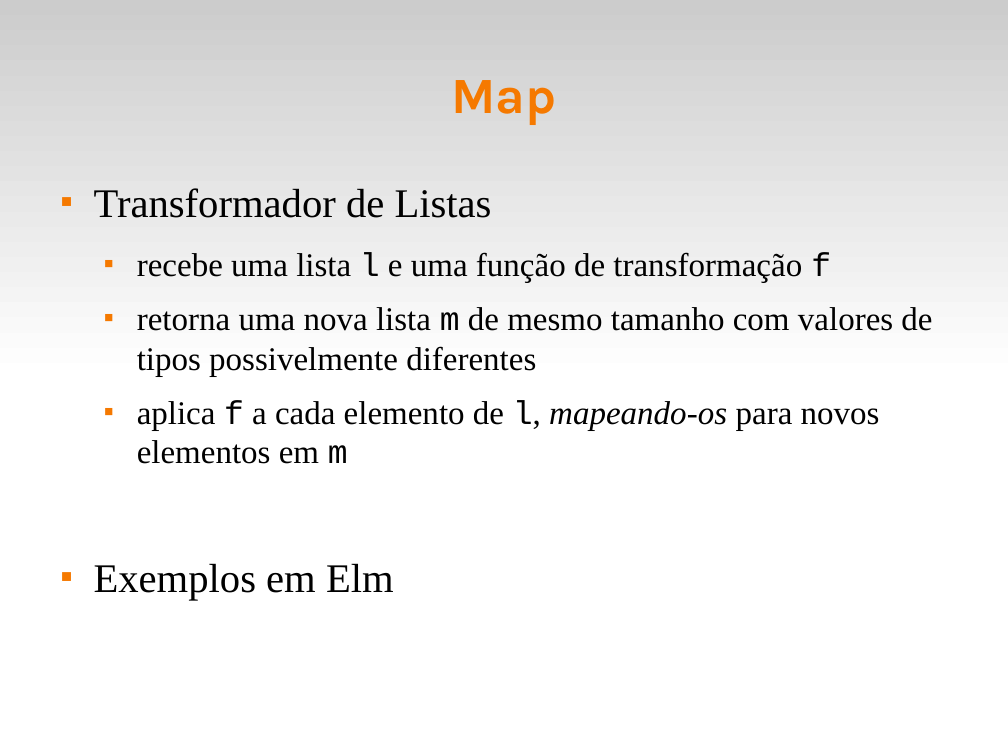
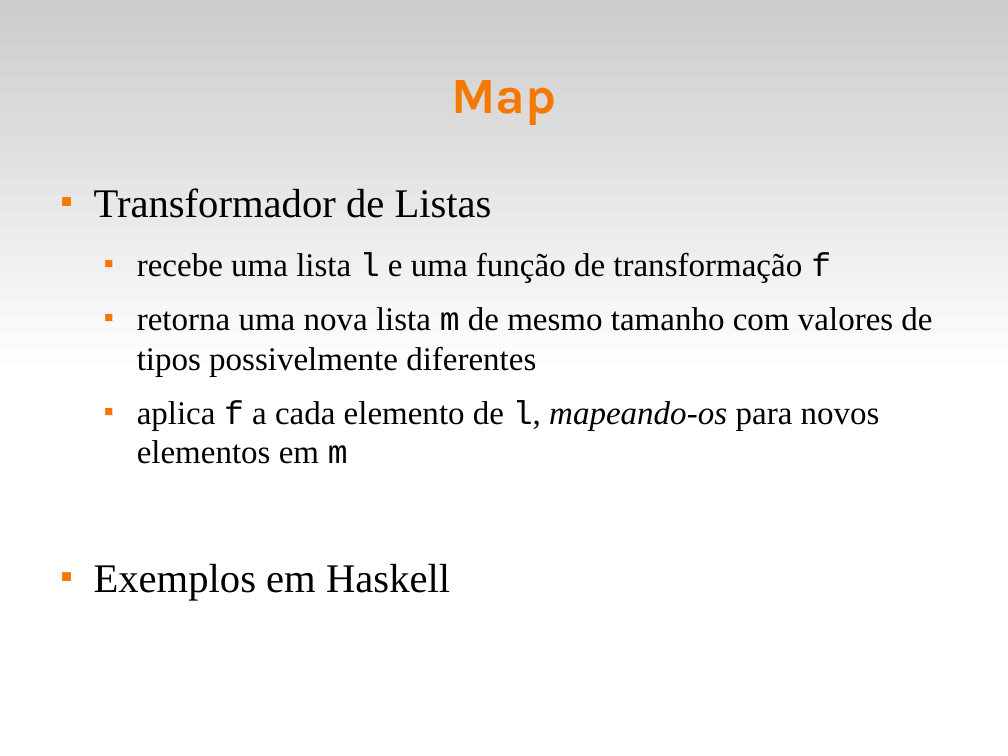
Before and after one commit to fsantanna-uerj/EDL, a slide deck: slide 7 of slides/edl-10-fun.odp. Drawn at 1008x756 pixels with LibreOffice and Linux fonts; fonts in the diff are those of the drawing. Boxes give left, top, right and bottom in pixels: in the first picture for what was removed or moved away, otherwise in the second. Text is boxed around its words. In the diff, an @@ line names an element or a change of style, - is before the commit and + after.

```diff
--- a/slides/edl-10-fun.odp
+++ b/slides/edl-10-fun.odp
@@ text at [94,563,450,600]: text changed @@
-■ Exemplos em Elm
+■ Exemplos em Haskell
```
Also in this commit, not shown: 5 other slides changed, 4 other files.
